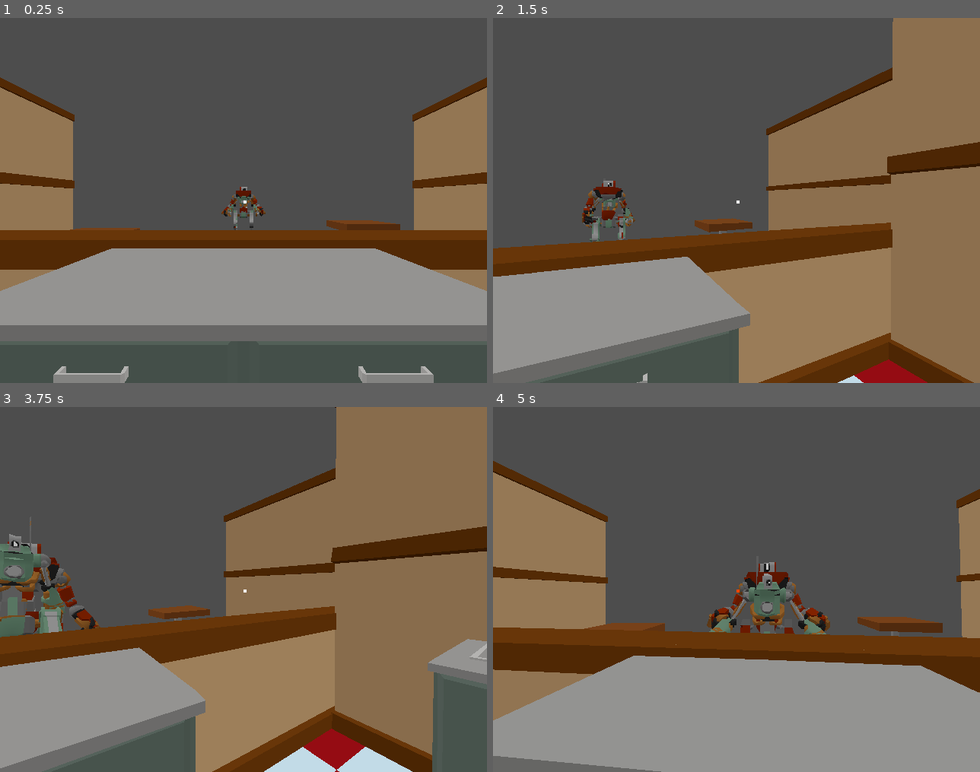
Above: before the commit, frames 1-4 (two rows, left to right).
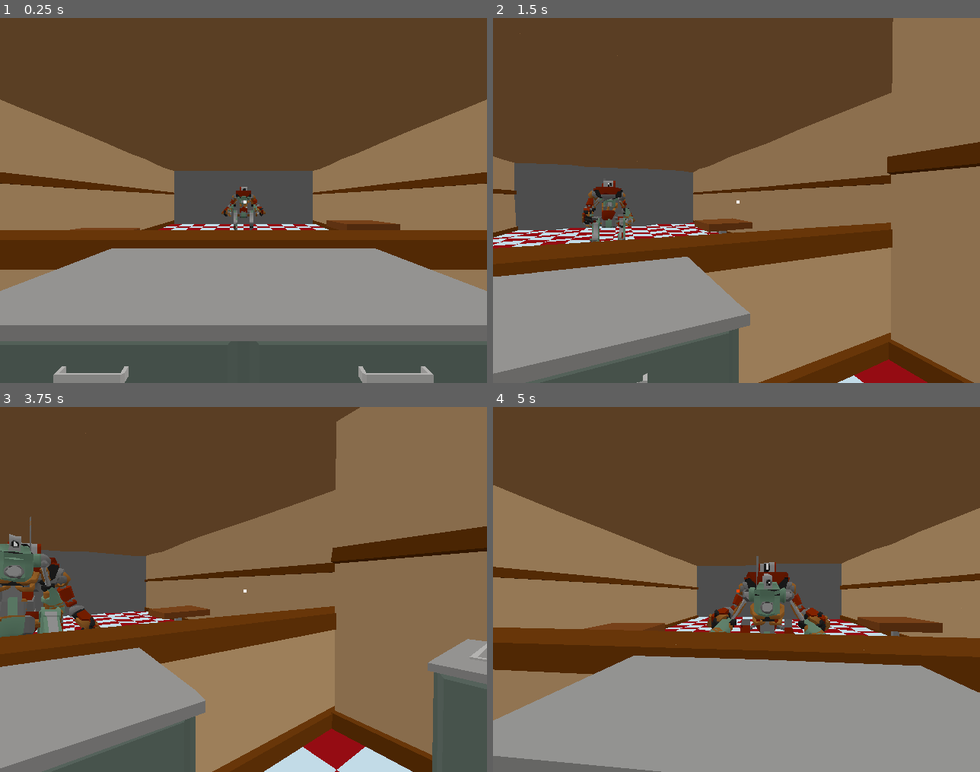
Above: after the commit, the same moments.

Repository: connor-lennox/DemoDisk
Game: Godot game, scene res://scenes/level/level_scene.tscn
Two runs of this game, one before a commit and one after it. Both use one fixed random seed, a clock stepped at 60 frames per second and the inputs below. This scene is started directly instead of the project's main scene.
Inputs (mouse positions are in pixels of both pictures, inside the frame that each line leads up to):
- Up to frame 1 (0.25 s): no input
- Up to frame 2 (1.5 s): tap Enter (ui_accept) at 0.5, 0.77, 1.25 s; move the mouse to (760, 200) at 0.52 s; hold Right (ui_right) 0.53-1.28 s; click (760, 200) at 0.6 s; move the mouse to (712, 200) at 1.27 s; hold Left (ui_left) from 1.28 s (still down); click (712, 200) at 1.35 s
- Up to frame 3 (3.75 s): tap Enter (ui_accept) at 1.52, 2.75, 3.02, 3.5 s; move the mouse to (253, 582) at 2.02 s; release Left (ui_left) at 2.03 s; hold Right (ui_right) 2.03-3.53 s; click (253, 582) at 2.1 s; move the mouse to (238, 596) at 2.77 s; click (238, 596) at 2.85 s; move the mouse to (282, 593) at 3.52 s; hold Left (ui_left) from 3.53 s (still down); click (282, 593) at 3.6 s
- Up to frame 4 (5 s): keep holding Left (ui_left); tap Enter (ui_accept) at 3.77, 4.52 s; move the mouse to (697, 585) at 4.27 s; click (697, 585) at 4.35 s

The runs differ from the first frame. In frame 1, 44% of the frame differs, in the area x 0-100%, y 0-59%; in frame 2, 35%; in frame 3, 28%; in frame 4, 47%, in the area x 0-100%, y 0-64%.

Commit message:
better scene environment

Diff:
--- a/scenes/restaurant.tscn
+++ b/scenes/restaurant.tscn
@@ -49,14 +49,100 @@
 [node name="Floor_Kitchen8" parent="Environment/Floor" instance=ExtResource("1_2ddkf")]
 transform = Transform3D(1, 0, 0, 0, 1, 0, 0, 0, 1, -4, 0, -4)
 
+[node name="Floor_Kitchen10" parent="Environment/Floor" instance=ExtResource("1_2ddkf")]
+transform = Transform3D(1, 0, 0, 0, 1, 0, 0, 0, 1, 0, 0, -8)
+
+[node name="Floor_Kitchen11" parent="Environment/Floor" instance=ExtResource("1_2ddkf")]
+transform = Transform3D(1, 0, 0, 0, 1, 0, 0, 0, 1, 4, 0, -8)
+
+[node name="Floor_Kitchen12" parent="Environment/Floor" instance=ExtResource("1_2ddkf")]
+transform = Transform3D(1, 0, 0, 0, 1, 0, 0, 0, 1, -4, 0, -8)
+
+[node name="Floor_Kitchen13" parent="Environment/Floor" instance=ExtResource("1_2ddkf")]
+transform = Transform3D(1, 0, 0, 0, 1, 0, 0, 0, 1, 0, 0, -12)
+
+[node name="Floor_Kitchen14" parent="Environment/Floor" instance=ExtResource("1_2ddkf")]
+transform = Transform3D(1, 0, 0, 0, 1, 0, 0, 0, 1, 4, 0, -12)
+
+[node name="Floor_Kitchen15" parent="Environment/Floor" instance=ExtResource("1_2ddkf")]
+transform = Transform3D(1, 0, 0, 0, 1, 0, 0, 0, 1, -4, 0, -12)
+
+[node name="Floor_Kitchen16" parent="Environment/Floor" instance=ExtResource("1_2ddkf")]
+transform = Transform3D(1, 0, 0, 0, 1, 0, 0, 0, 1, 0, 0, -16)
+
+[node name="Floor_Kitchen17" parent="Environment/Floor" instance=ExtResource("1_2ddkf")]
+transform = Transform3D(1, 0, 0, 0, 1, 0, 0, 0, 1, 4, 0, -16)
+
+[node name="Floor_Kitchen18" parent="Environment/Floor" instance=ExtResource("1_2ddkf")]
+transform = Transform3D(1, 0, 0, 0, 1, 0, 0, 0, 1, -4, 0, -16)
+
 [node name="Floor_Kitchen9" parent="Environment/Floor" instance=ExtResource("1_2ddkf")]
 transform = Transform3D(1, 0, 0, 0, 1, 0, 0, 0, 1, -4, 0, 4)
 
+[node name="Floor2" type="Node3D" parent="Environment"]
+transform = Transform3D(1, 0, 0, 0, 1, 0, 0, 0, 1, 0, 5, 0)
+
+[node name="Floor_Kitchen1" parent="Environment/Floor2" instance=ExtResource("1_2ddkf")]
+
+[node name="Floor_Kitchen2" parent="Environment/Floor2" instance=ExtResource("1_2ddkf")]
+transform = Transform3D(1, 0, 0, 0, 1, 0, 0, 0, 1, 0, 0, -4)
+
+[node name="Floor_Kitchen3" parent="Environment/Floor2" instance=ExtResource("1_2ddkf")]
+transform = Transform3D(1, 0, 0, 0, 1, 0, 0, 0, 1, 4, 0, -4)
+
+[node name="Floor_Kitchen4" parent="Environment/Floor2" instance=ExtResource("1_2ddkf")]
+transform = Transform3D(1, 0, 0, 0, 1, 0, 0, 0, 1, 4, 0, 0)
+
+[node name="Floor_Kitchen5" parent="Environment/Floor2" instance=ExtResource("1_2ddkf")]
+transform = Transform3D(1, 0, 0, 0, 1, 0, 0, 0, 1, 4, 0, 4)
+
+[node name="Floor_Kitchen6" parent="Environment/Floor2" instance=ExtResource("1_2ddkf")]
+transform = Transform3D(1, 0, 0, 0, 1, 0, 0, 0, 1, 0, 0, 4)
+
+[node name="Floor_Kitchen7" parent="Environment/Floor2" instance=ExtResource("1_2ddkf")]
+transform = Transform3D(1, 0, 0, 0, 1, 0, 0, 0, 1, -4, 0, 0)
+
+[node name="Floor_Kitchen8" parent="Environment/Floor2" instance=ExtResource("1_2ddkf")]
+transform = Transform3D(1, 0, 0, 0, 1, 0, 0, 0, 1, -4, 0, -4)
+
+[node name="Floor_Kitchen10" parent="Environment/Floor2" instance=ExtResource("1_2ddkf")]
+transform = Transform3D(1, 0, 0, 0, 1, 0, 0, 0, 1, 0, 0, -8)
+
+[node name="Floor_Kitchen11" parent="Environment/Floor2" instance=ExtResource("1_2ddkf")]
+transform = Transform3D(1, 0, 0, 0, 1, 0, 0, 0, 1, 4, 0, -8)
+
+[node name="Floor_Kitchen12" parent="Environment/Floor2" instance=ExtResource("1_2ddkf")]
+transform = Transform3D(1, 0, 0, 0, 1, 0, 0, 0, 1, -4, 0, -8)
+
+[node name="Floor_Kitchen13" parent="Environment/Floor2" instance=ExtResource("1_2ddkf")]
+transform = Transform3D(1, 0, 0, 0, 1, 0, 0, 0, 1, 0, 0, -12)
+
+[node name="Floor_Kitchen14" parent="Environment/Floor2" instance=ExtResource("1_2ddkf")]
+transform = Transform3D(1, 0, 0, 0, 1, 0, 0, 0, 1, 4, 0, -12)
+
+[node name="Floor_Kitchen15" parent="Environment/Floor2" instance=ExtResource("1_2ddkf")]
+transform = Transform3D(1, 0, 0, 0, 1, 0, 0, 0, 1, -4, 0, -12)
+
+[node name="Floor_Kitchen16" parent="Environment/Floor2" instance=ExtResource("1_2ddkf")]
+transform = Transform3D(1, 0, 0, 0, 1, 0, 0, 0, 1, 0, 0, -16)
+
+[node name="Floor_Kitchen17" parent="Environment/Floor2" instance=ExtResource("1_2ddkf")]
+transform = Transform3D(1, 0, 0, 0, 1, 0, 0, 0, 1, 4, 0, -16)
+
+[node name="Floor_Kitchen18" parent="Environment/Floor2" instance=ExtResource("1_2ddkf")]
+transform = Transform3D(1, 0, 0, 0, 1, 0, 0, 0, 1, -4, 0, -16)
+
+[node name="Floor_Kitchen9" parent="Environment/Floor2" instance=ExtResource("1_2ddkf")]
+transform = Transform3D(1, 0, 0, 0, 1, 0, 0, 0, 1, -4, 0, 4)
+
 [node name="Walls" type="Node3D" parent="Environment"]
 
 [node name="diner_wall" parent="Environment/Walls" instance=ExtResource("2_qijos")]
 transform = Transform3D(1, 0, 0, 0, 1, 0, 0, 0, 1, -6.25, 0, 0)
 
+[node name="diner_wall8" parent="Environment/Walls" instance=ExtResource("2_qijos")]
+transform = Transform3D(1, 0, 0, 0, 1, 0, 0, 0, 1, -6.25, 0, -12)
+
 [node name="diner_wall4" parent="Environment/Walls" instance=ExtResource("2_qijos")]
 transform = Transform3D(1, 0, 0, 0, 1, 0, 0, 0, 1, -4, 0, 6.5)
 
@@ -71,6 +157,9 @@
 
 [node name="diner_wall2" parent="Environment/Walls" instance=ExtResource("2_qijos")]
 transform = Transform3D(-1, 0, -8.74228e-08, 0, 1, 0, 8.74228e-08, 0, -1, 6.25, 0, 0)
+
+[node name="diner_wall9" parent="Environment/Walls" instance=ExtResource("2_qijos")]
+transform = Transform3D(-1, 0, -8.74228e-08, 0, 1, 0, 8.74228e-08, 0, -1, 6.25, 0, -12)
 
 [node name="diner_wall3" parent="Environment/Walls" instance=ExtResource("2_qijos")]
 transform = Transform3D(-4.37114e-08, 0, 1, 0, 1, 0, -1, 0, -4.37114e-08, 0, 0, 6.25)
@@ -151,6 +240,10 @@
 [node name="Sink" parent="Stations/SinkStation" instance=ExtResource("3_spkdr")]
 transform = Transform3D(-4.37114e-08, 0, -1, 0, 1, 0, 1, 0, -4.37114e-08, 1, 0, -0.5)
 
+[node name="FogVolume" type="FogVolume" parent="."]
+transform = Transform3D(1, 0, 0, 0, 1, 0, 0, 0, 1, 0, 2, -11.6441)
+size = Vector3(15, 8, 5)
+
 [node name="WorldEnvironment" type="WorldEnvironment" parent="."]
 environment = ExtResource("12_hp55t")
 
--- a/shaders/game_environment.tres
+++ b/shaders/game_environment.tres
@@ -12,5 +12,7 @@
 ambient_light_source = 2
 ambient_light_color = Color(0.423529, 0.423529, 0.423529, 1)
 tonemap_mode = 2
-fog_light_energy = 2.14
-fog_density = 0.0107
+fog_density = 0.05
+volumetric_fog_enabled = true
+volumetric_fog_density = 0.0
+volumetric_fog_albedo = Color(0.619608, 1, 1, 1)
